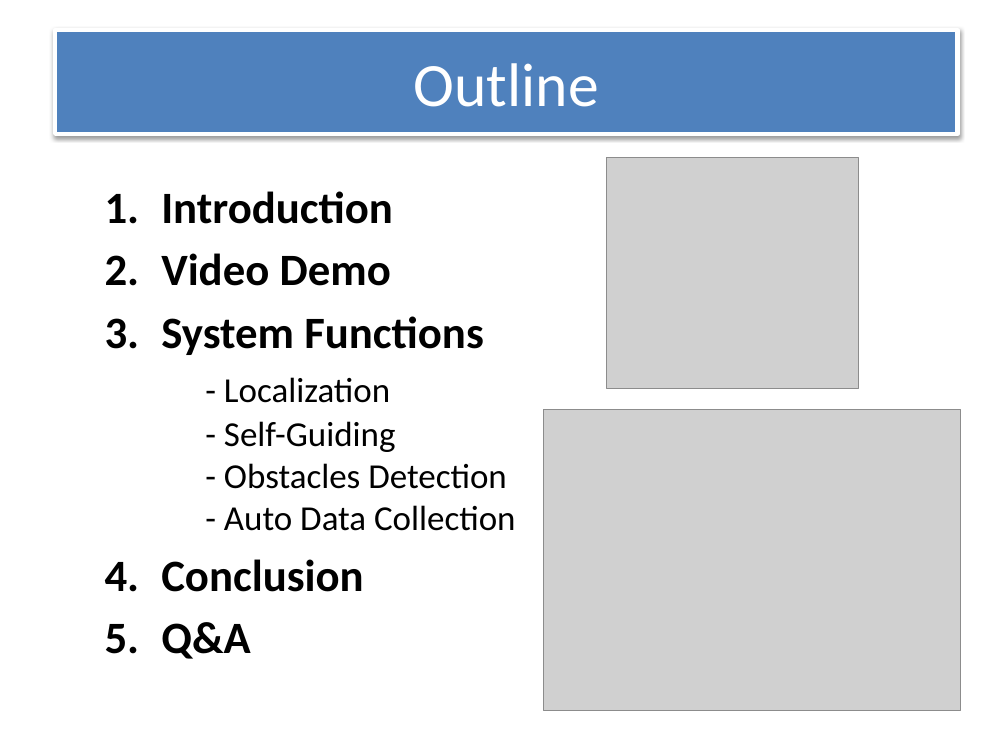
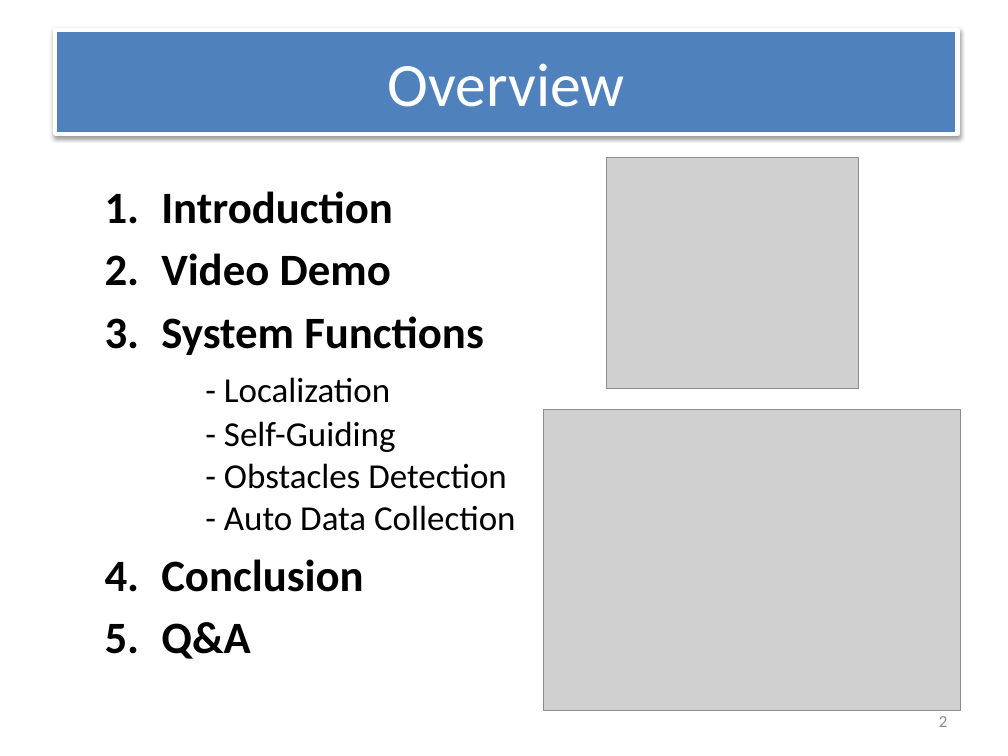
Before and after one commit to venkinarla/qya2, a slide deck: slide 2 of Final Year Porject (QYA2).pptx. Drawn at 1008x756 pixels with LibreOffice and Linux fonts; fonts in the diff are those of the drawing; grey boxes stand for pictures. Boxes give left, top, right and bottom in pixels: in the first picture for what was removed or moved away, otherwise in the second. Text is boxed around its words. In the diff, an @@ line names an element or a change of style, - is before the commit and + after.

```diff
--- a/Final Year Porject (QYA2).pptx
+++ b/Final Year Porject (QYA2).pptx
@@ title at (x1=388, y1=63, x2=625, y2=107): text changed @@
-Outline
+Overview
@@ page number added at (x1=939, y1=716, x2=947, y2=727), 12 pt, text #8C8C8C @@
+2
```
Also in this commit, not shown: 7 other slides changed, 5 slides added, 1 other file.
